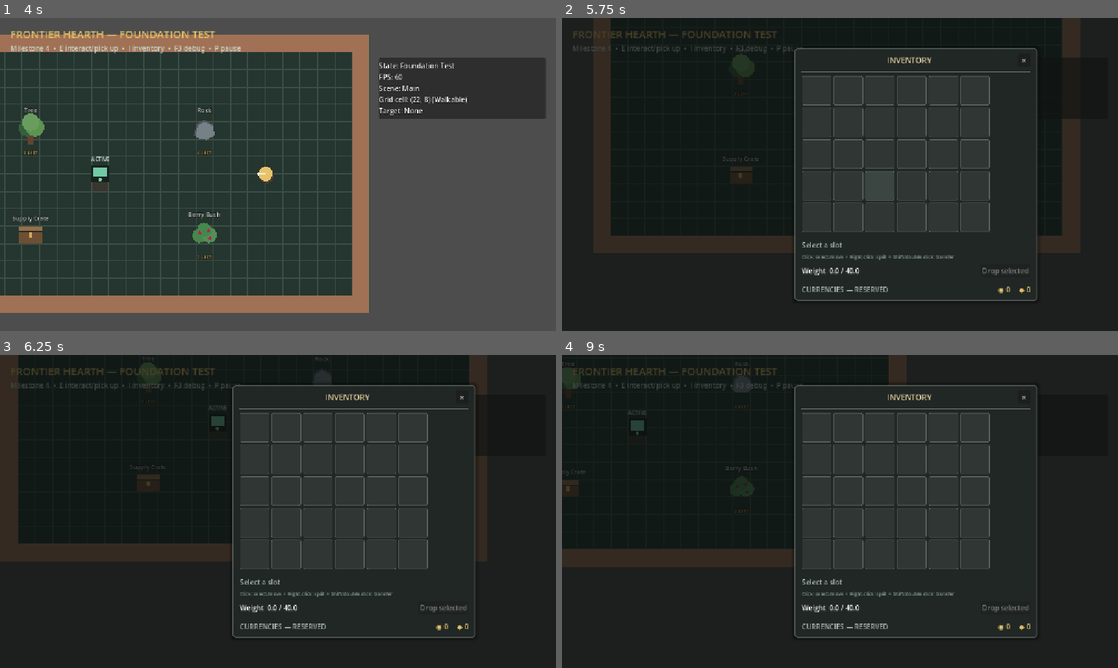
Above: before the commit, frames 1-4 (two rows, left to right).
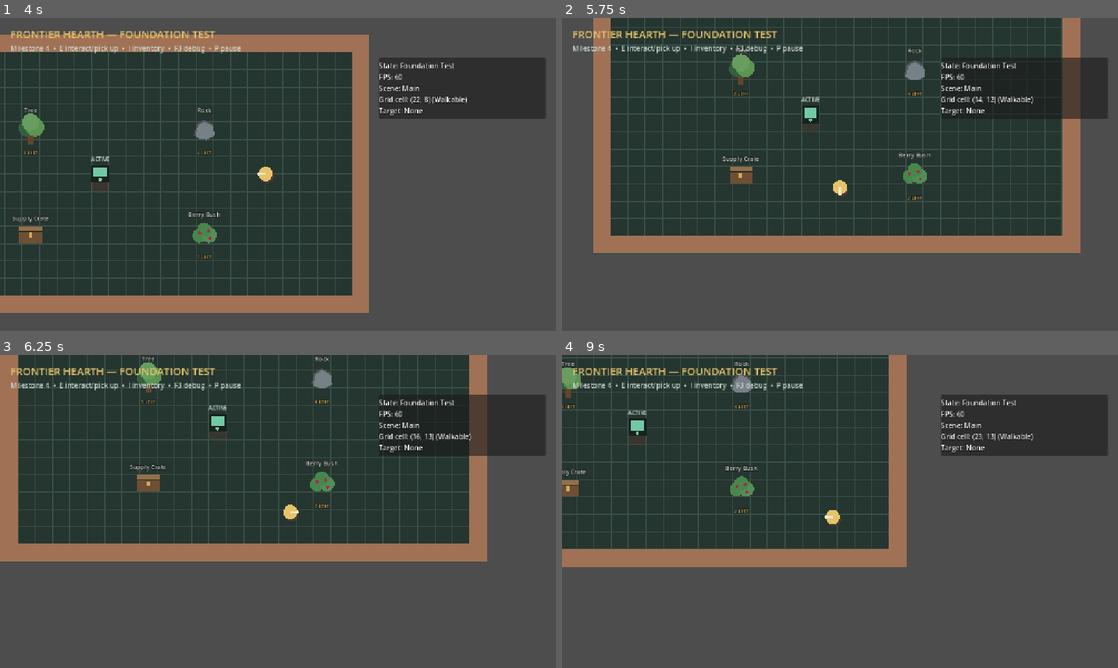
Above: after the commit, the same moments.

Repository: Chaunsy19/Top-Down-Project
Game: Godot game, scene res://scenes/main.tscn
Two runs of this game, one before a commit and one after it. Both use one fixed random seed, a clock stepped at 60 frames per second and the inputs below.
Inputs (mouse positions are in pixels of both pictures, inside the frame that each line leads up to):
- Up to frame 1 (4 s): tap Enter at 0.5 s; move the mouse to (400, 158) at 0.52 s; hold D (move_right) 0.53-1.28 s; hold E (interact) 0.53-1.28 s; click (400, 158) at 0.67 s; move the mouse to (166, 190) at 1.27 s; hold S (move_down) 1.28-2.03 s; click (166, 190) at 1.35 s; tap E (interact) at 1.55, 3.05, 3.8 s; move the mouse to (333, 105) at 2.02 s; hold D (move_right) 2.03-2.78 s; hold E (interact) 2.03-2.78 s; tap B (building) at 2.1 s; move the mouse to (250, 237) at 2.77 s; hold W (move_up) 2.78-3.53 s; tap Mouse wheel up (camera_zoom_in) at 2.85 s; click (250, 237) at 2.92 s; move the mouse to (444, 221) at 3.52 s; hold A (move_left) from 3.53 s (still down); hold Mouse wheel down (camera_zoom_out) from 3.53 s (still down)
- Up to frame 2 (5.75 s): tap I (inventory) at 4.15 s; move the mouse to (673, 127) at 4.27 s; release Mouse wheel down (camera_zoom_out) at 4.28 s; tap C (crafting) at 4.35 s; tap E (interact) at 4.55 s; tap P (pause) at 4.9 s; move the mouse to (867, 174) at 5.02 s; release A (move_left) at 5.03 s; hold S (move_down) from 5.03 s (still down); hold E (interact) from 5.03 s (still down); click (867, 174) at 5.17 s; tap Escape (ui_cancel) at 5.65 s
- Up to frame 3 (6.25 s): move the mouse to (194, 433) at 5.77 s; release S (move_down) at 5.78 s; release E (interact) at 5.78 s; hold D (move_right) from 5.78 s (still down); tap E (interact) at 5.85 s
- Up to frame 4 (9 s): move the mouse to (962, 495) at 6.52 s; release D (move_right) at 6.53 s; hold W (move_up) 6.53-7.28 s; hold E (interact) 6.53-7.28 s; click (962, 495) at 6.6 s; move the mouse to (728, 527) at 7.27 s; hold D (move_right) 7.28-8.03 s; tap B (building) at 7.35 s; click (728, 527) at 7.42 s; tap E (interact) at 7.55, 8.3 s; move the mouse to (895, 442) at 8.02 s; hold S (move_down) 8.03-8.78 s; hold Mouse wheel up (camera_zoom_in) 8.03-8.78 s; move the mouse to (812, 574) at 8.77 s; hold A (move_left) from 8.78 s (still down); tap Mouse wheel down (camera_zoom_out) at 8.85 s

Frame 1 is identical in both runs. In frame 2, 77% of the frame differs, in the area x 0-100%, y 0-100%; in frame 3, 82%; in frame 4, 88%.

Commit message:
Add Escape handling for modal interfaces

Diff:
--- a/project.godot
+++ b/project.godot
@@ -18,6 +18,7 @@
 
 ContentRegistry="*res://scripts/data/content_registry.gd"
 GameState="*res://scripts/core/game_state.gd"
+UIManager="*res://scripts/ui/ui_manager.gd"
 
 [display]
 
--- a/scripts/inventory/inventory_ui.gd
+++ b/scripts/inventory/inventory_ui.gd
@@ -45,6 +45,7 @@
 	player_panel.bind_inventory(_player_inventory)
 	overlay.visible = true
 	_pause_for_inventory()
+	_register_modal()
 
 
 func open_container(
@@ -65,10 +66,14 @@
 	player_panel.bind_inventory(actor_inventory, container_inventory)
 	overlay.visible = true
 	_pause_for_inventory()
+	_register_modal()
 
 
 func close_inventory() -> void:
 	overlay.visible = false
+	var ui_manager := get_node_or_null("/root/UIManager")
+	if ui_manager:
+		ui_manager.unregister_modal(self)
 	if _paused_by_inventory:
 		get_tree().paused = false
 		var game_state := get_node_or_null("/root/GameState")
@@ -114,3 +119,9 @@
 		if game_state:
 			game_state.set_paused(true)
 		_paused_by_inventory = true
+
+
+func _register_modal() -> void:
+	var ui_manager := get_node_or_null("/root/UIManager")
+	if ui_manager:
+		ui_manager.register_modal(self, Callable(self, "close_inventory"))
--- /dev/null
+++ b/scripts/ui/ui_manager.gd
@@ -0,0 +1,70 @@
+extends Node
+
+signal modal_stack_changed(open_modal_count: int)
+
+var _modal_stack: Array[Dictionary] = []
+
+
+func _ready() -> void:
+	process_mode = Node.PROCESS_MODE_ALWAYS
+
+
+func _unhandled_input(event: InputEvent) -> void:
+	if event.is_action_pressed("ui_cancel") and close_top_modal():
+		get_viewport().set_input_as_handled()
+
+
+func register_modal(owner: Object, close_callback: Callable) -> void:
+	if not is_instance_valid(owner) or not close_callback.is_valid():
+		push_warning("UIManager rejected an invalid modal registration.")
+		return
+	unregister_modal(owner)
+	_modal_stack.append({
+		"owner": owner,
+		"close_callback": close_callback,
+	})
+	modal_stack_changed.emit(_modal_stack.size())
+
+
+func unregister_modal(owner: Object) -> void:
+	var removed := false
+	for index in range(_modal_stack.size() - 1, -1, -1):
+		if _modal_stack[index].owner == owner:
+			_modal_stack.remove_at(index)
+			removed = true
+	if removed:
+		modal_stack_changed.emit(_modal_stack.size())
+
+
+func close_top_modal() -> bool:
+	while not _modal_stack.is_empty():
+		var entry: Dictionary = _modal_stack.pop_back()
+		var owner: Object = entry.owner
+		var close_callback: Callable = entry.close_callback
+		if is_instance_valid(owner) and close_callback.is_valid():
+			modal_stack_changed.emit(_modal_stack.size())
+			close_callback.call()
+			return true
+	modal_stack_changed.emit(0)
+	return false
+
+
+func has_open_modal() -> bool:
+	_cleanup_invalid_entries()
+	return not _modal_stack.is_empty()
+
+
+func get_open_modal_count() -> int:
+	_cleanup_invalid_entries()
+	return _modal_stack.size()
+
+
+func _cleanup_invalid_entries() -> void:
+	var changed := false
+	for index in range(_modal_stack.size() - 1, -1, -1):
+		var entry: Dictionary = _modal_stack[index]
+		if not is_instance_valid(entry.owner) or not (entry.close_callback as Callable).is_valid():
+			_modal_stack.remove_at(index)
+			changed = true
+	if changed:
+		modal_stack_changed.emit(_modal_stack.size())
--- a/tests/milestone_4_test.gd
+++ b/tests/milestone_4_test.gd
@@ -13,9 +13,20 @@
 
 
 func run_tests() -> void:
+	test_escape_mapping()
 	await test_inventory_operations()
 	await test_scene_item_lifecycle()
 	finish()
+
+
+func test_escape_mapping() -> void:
+	var escape_is_mapped := false
+	for event in InputMap.action_get_events(&"ui_cancel"):
+		if event is InputEventKey and (event.keycode == KEY_ESCAPE or event.physical_keycode == KEY_ESCAPE):
+			escape_is_mapped = true
+			break
+	if not escape_is_mapped:
+		_failures.append("The ui_cancel action is not mapped to the Escape key.")
 
 
 func test_inventory_operations() -> void:
@@ -85,7 +96,8 @@
 	var interactor := world.get_node_or_null("Player/InteractionRange") as PlayerInteractorScript if world else null
 	var crate := world.get_node_or_null("SupplyCrate") as InventoryContainerScript if world else null
 	var inventory_ui := main.get_node_or_null("InventoryUI") as InventoryUIScript
-	if player == null or player_inventory == null or interactor == null or crate == null or inventory_ui == null:
+	var ui_manager := root.get_node_or_null("UIManager")
+	if player == null or player_inventory == null or interactor == null or crate == null or inventory_ui == null or ui_manager == null:
 		_failures.append("Milestone 4 integration nodes are incomplete.")
 		main.queue_free()
 		return
@@ -108,9 +120,17 @@
 		_failures.append("Player inventory currency reservation footer is missing.")
 	if inventory_ui.container_panel.currency_footer.visible:
 		_failures.append("Container incorrectly displays the player currency footer.")
-	inventory_ui.close_inventory()
-	if paused:
-		_failures.append("Closing inventory did not resume a world paused by the UI.")
+	test_escape_closes_ui(inventory_ui, ui_manager)
+
+	inventory_ui.open_player_inventory()
+	if not inventory_ui.is_open() or ui_manager.get_open_modal_count() != 1:
+		_failures.append("Player inventory did not register as an open modal.")
+	test_escape_closes_ui(inventory_ui, ui_manager)
+
+	var was_paused := paused
+	simulate_escape(ui_manager)
+	if inventory_ui.is_open() or paused != was_paused:
+		_failures.append("Escape changed UI or pause state when no modal was open.")
 
 	if not inventory_ui.drop_player_stack(player_axe_slot):
 		_failures.append("Player could not drop the stone axe into the world.")
@@ -134,9 +154,28 @@
 	await process_frame
 
 
+func test_escape_closes_ui(inventory_ui: InventoryUIScript, ui_manager: Node) -> void:
+	if ui_manager.get_open_modal_count() != 1:
+		_failures.append("Open inventory was not registered with UIManager.")
+	simulate_escape(ui_manager)
+	if inventory_ui.is_open():
+		_failures.append("Escape did not close the open inventory UI.")
+	if paused:
+		_failures.append("Escape did not resume the world after closing inventory.")
+	if ui_manager.has_open_modal():
+		_failures.append("Closed inventory remained in the modal UI stack.")
+
+
+func simulate_escape(ui_manager: Node) -> void:
+	var cancel_event := InputEventAction.new()
+	cancel_event.action = &"ui_cancel"
+	cancel_event.pressed = true
+	ui_manager._unhandled_input(cancel_event)
+
+
 func finish() -> void:
 	if _failures.is_empty():
-		print("MILESTONE 4 TEST PASSED: stacking, splitting, merging, capacity, transfer, UI, drop, and pickup are valid.")
+		print("MILESTONE 4 TEST PASSED: inventory lifecycle, modal UI, and Escape closing are valid.")
 		quit(0)
 	else:
 		for failure in _failures:
--- a/tests/smoke_test.gd
+++ b/tests/smoke_test.gd
@@ -15,6 +15,7 @@
 	"camera_zoom_out",
 	"camera_reset",
 	"debug_toggle",
+	"ui_cancel",
 ]
 const REQUIRED_SCRIPTS := [
 	"res://scripts/core/game_state.gd",
@@ -38,6 +39,7 @@
 	"res://scripts/inventory/inventory_panel.gd",
 	"res://scripts/inventory/inventory_ui.gd",
 	"res://scripts/world/inventory_container.gd",
+	"res://scripts/ui/ui_manager.gd",
 ]
 
 
--- a/ui/inventory/inventory_panel.tscn
+++ b/ui/inventory/inventory_panel.tscn
@@ -64,7 +64,7 @@
 layout_mode = 2
 theme_override_colors/font_color = Color(0.55, 0.62, 0.59, 1)
 theme_override_font_sizes/font_size = 11
-text = "Click: select/move  •  Right-click: split  •  Shift/double-click: transfer"
+text = "Click: select/move  •  Right-click: split  •  Shift/double-click: transfer  •  Esc: close"
 autowrap_mode = 2
 
 [node name="Actions" type="HBoxContainer" parent="Margin/Layout"]
Not shown, added: scripts/ui/ui_manager.gd.uid
Not shown, changed: CHANGELOG.md
Not shown, changed: README.md
